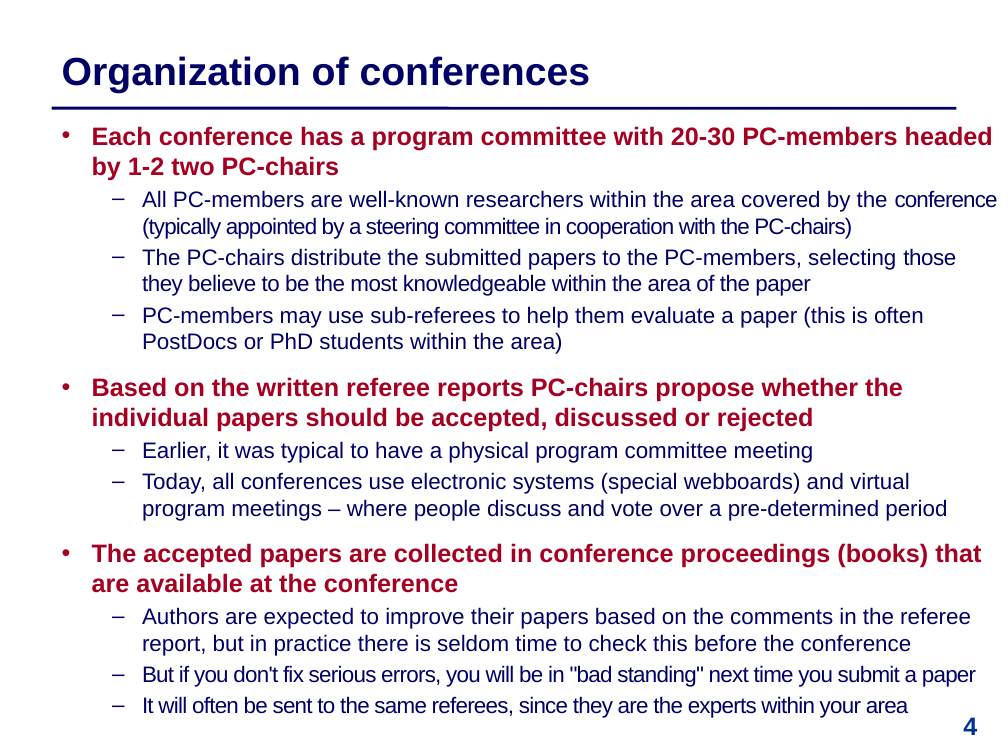
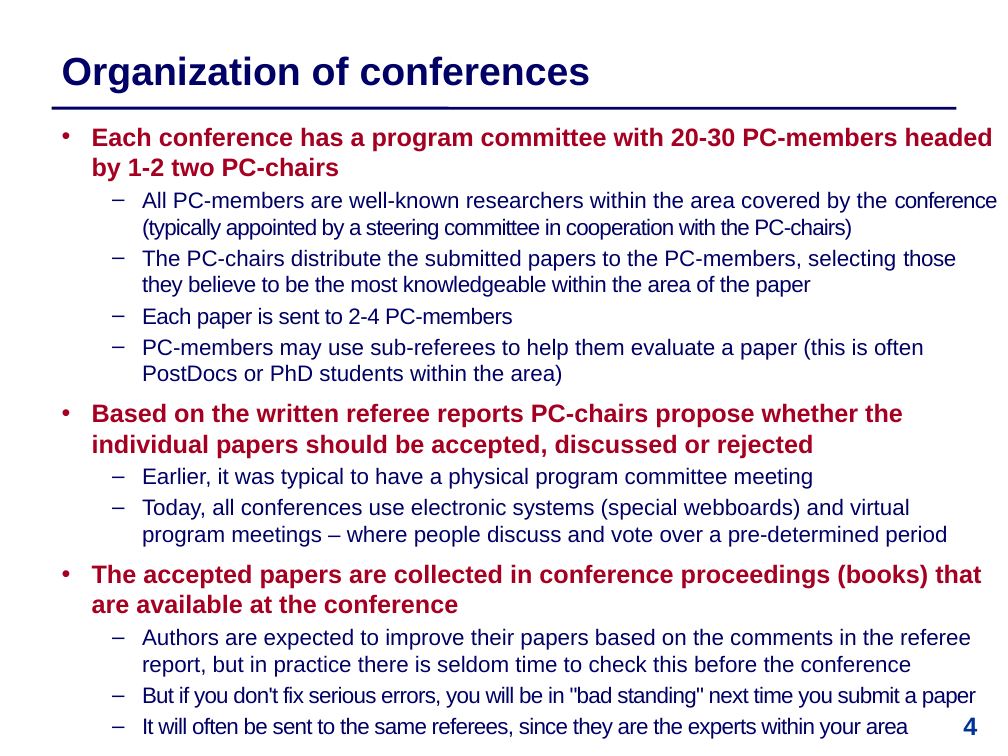
Before and after one commit to IntProgAU/Materiale, a slide deck: slide 4 of web/b22/3 Publication Traditions.pptx. Drawn at 1008x756 pixels with LibreOffice and Linux fonts; fonts in the diff are those of the drawing. Boxes give left, top, right and bottom in pixels: in the first picture for what was removed or moved away, otherwise in the second. Text is boxed around its words. In the diff, an @@ line names an element or a change of style, - is before the commit and + after.

```diff
--- a/web/b22/3 Publication Traditions.pptx
+++ b/web/b22/3 Publication Traditions.pptx
@@ text at (142, 307, 513, 329): paragraph added @@
+  – Each paper is sent to 2-4 PC-members
@@ text at (92, 403, 981, 614): less space between paragraphs @@
```
Also in this commit, not shown: 5 other slides changed.
